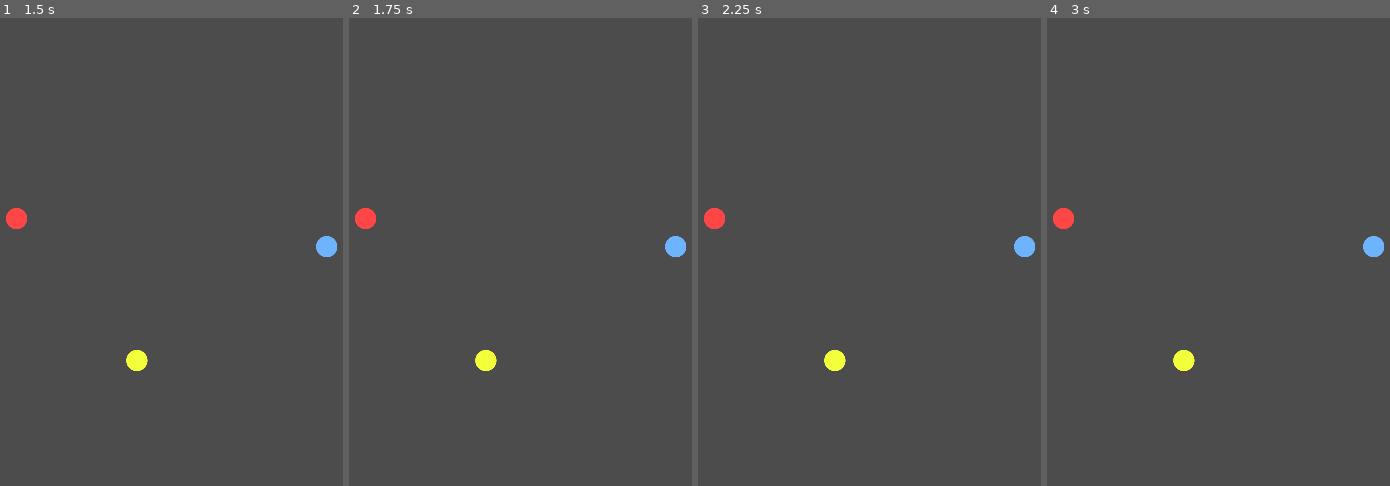
Above: before the commit, frames 1-4 (left to right).
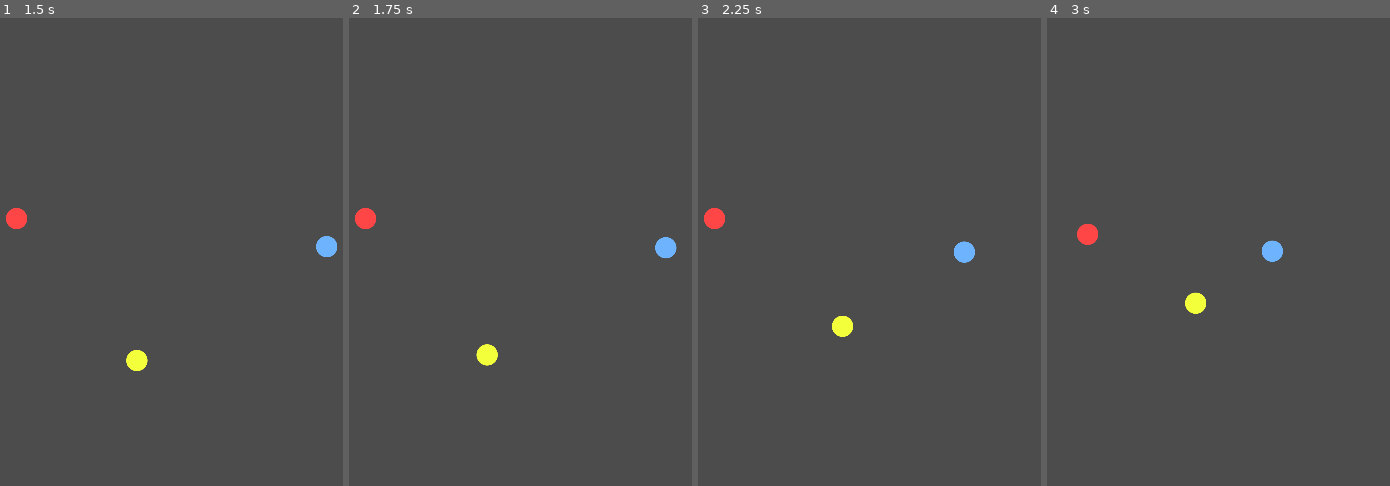
Above: after the commit, the same moments.

Repository: petey3/black-hole-fun
Game: Godot game, scene res://GodPoolGame/TestScenes/CollisionShapeTest.tscn
Same seed, same stepped clock (60 frames per second), same inputs: the game is played once before the commit and once after it. The project has no main scene, so this scene is started directly.
Inputs (mouse positions are in pixels of both pictures, inside the frame that each line leads up to):
- Up to frame 1 (1.5 s): tap Enter (ui_accept) at 0.5, 0.6, 0.77, 1.07, 1.25, 1.35 s; move the mouse to (312, 228) at 0.52 s; click (312, 228) at 0.67 s; move the mouse to (outside the picture) at 1.27 s; click (outside the picture) at 1.42 s
- Up to frame 2 (1.75 s): tap Enter (ui_accept) at 1.52 s
- Up to frame 3 (2.25 s): tap Enter (ui_accept) at 1.82, 2.1 s; move the mouse to (914, 149) at 2.02 s; click (914, 149) at 2.17 s
- Up to frame 4 (3 s): tap Enter (ui_accept) at 2.75, 2.85 s; move the mouse to (1143, 345) at 2.77 s; click (1143, 345) at 2.92 s

Frame 1 is identical in both runs. In frame 2, 0.4% of the frame differs, in the area x 36-99%, y 46-76%; in frame 3, 0.9%; in frame 4, 1.4%, in the area x 1-99%, y 40-76%.

Commit message:
Shrinking universe boundaries

Diff:
--- a/GodPoolGame/TestScenes/CollisionShapeTest.tscn
+++ b/GodPoolGame/TestScenes/CollisionShapeTest.tscn
@@ -1,21 +1,10 @@
-[gd_scene load_steps=2 format=2]
+[gd_scene load_steps=3 format=2]
 
 [ext_resource path="res://GodPoolGame/TestScenes/BallTest.tscn" type="PackedScene" id=1]
+[ext_resource path="res://GodPoolGame/TestScenes/UniverseBoundaries.tscn" type="PackedScene" id=2]
 
 [node name="CollisionShapeTest" type="Node2D"]
 
-[node name="StaticBody2D" type="StaticBody2D" parent="."]
-
-[node name="CollisionPolygon2D" type="CollisionPolygon2D" parent="StaticBody2D"]
-build_mode = 1
-polygon = PoolVector2Array( 0, 0, 1024, 0, 1025, 310, 906, 310, 889, 158, 709, 67, 300, 78, 91, 213, 107, 313, -2, 313 )
-
-[node name="StaticBody2D2" type="StaticBody2D" parent="."]
-position = Vector2( 0, 600 )
-
-[node name="CollisionPolygon2D" type="CollisionPolygon2D" parent="StaticBody2D2"]
-position = Vector2( -1, 2 )
-build_mode = 1
-polygon = PoolVector2Array( 0, 0, 0, -300, 108, -289, 132, -153, 565, -56, 787, -165, 907, -292, 1025, -290, 1027, 2 )
+[node name="UniverseBoundaries" parent="." instance=ExtResource( 2 )]
 
 [node name="BallTest" parent="." instance=ExtResource( 1 )]
--- /dev/null
+++ b/GodPoolGame/TestScenes/UniverseBoundaries.gd
@@ -0,0 +1,75 @@
+extends Node2D
+class_name UniverseBoundaries
+# The class responsible for mananging
+# the boundaries of the universe the game is played
+# inside of
+
+export (float, 0.1, 1) var boundary_scale = 1
+
+onready var universe_root = $UniverseRoot
+
+onready var top_half = $UniverseRoot/TopHalf
+onready var top_half_shape = $UniverseRoot/TopHalf/CollisionPolygon2D
+onready var bottom_half = $UniverseRoot/BottomHalf
+onready var bottom_half_shape = $UniverseRoot/BottomHalf/CollisionPolygon2D
+
+onready var feedback_runner = $FeedbackRunner
+onready var scale_feedback = $FeedbackRunner/ScaleFeedback2D
+onready var transform_feedback = $FeedbackRunner/TransformFeedback2D
+
+var universe_center = Vector2.ZERO
+
+func _ready():
+	universe_center = get_viewport_rect().size / 2
+	_print()
+
+
+func _process(delta):
+	if Input.is_action_just_pressed("ui_accept"):
+		_set_boundary_scale(universe_root.scale.x - 0.1)
+
+
+func _print():
+	print("TOP POINTS")
+	_print_points_for_polygon(top_half_shape, top_half.position)
+	print("BOTTOM POINTS")
+	_print_points_for_polygon(bottom_half_shape, bottom_half.position)
+
+
+func _print_points_for_polygon(collision_polygon: CollisionPolygon2D, origin_offset: Vector2):
+	var vector_array = collision_polygon.polygon
+	for vector in vector_array:
+		if not _is_point_along_viewport_edge(vector, origin_offset):
+			print(str(vector + origin_offset))
+
+
+func _is_point_along_viewport_edge(point: Vector2, origin_offset: Vector2) -> bool:
+	var viewport_rect = get_viewport_rect()
+	var offset_point = point + origin_offset
+	var top_left = viewport_rect.position
+	var top_right = 	Vector2(viewport_rect.size.x, viewport_rect.position.y)
+	var bottom_right = viewport_rect.position + viewport_rect.size
+	var bottom_left = Vector2(viewport_rect.position.x, viewport_rect.position.y + viewport_rect.size.y)
+	var points_to_check = [top_left, top_right, bottom_right, bottom_left]
+	for point_to_check in points_to_check:
+		var is_x_too_close = _is_within_padding(point.x, point_to_check.x, 10)
+		var is_y_too_close = _is_within_padding(point.y, point_to_check.y, 10)
+		if is_x_too_close or is_y_too_close:
+			return true
+
+	return false
+
+func _is_within_padding(value: int, precise_boundary: int, padding: int) -> bool:
+	var greater_than_min = value > precise_boundary - padding
+	var less_than_max = value < precise_boundary + padding
+	return greater_than_min and less_than_max
+
+
+func _set_boundary_scale(new_scale: float):
+	scale_feedback.scale_change = Vector2(new_scale, new_scale)
+	var full_rect_size = get_viewport_rect().size
+	var scaled_rect_size = full_rect_size * new_scale
+	var size_delta = Vector2(full_rect_size.x - scaled_rect_size.x, full_rect_size.y - scaled_rect_size.y)
+	transform_feedback.position_change = size_delta / 2
+
+	feedback_runner.execute_feedbacks()
--- /dev/null
+++ b/GodPoolGame/TestScenes/UniverseBoundaries.tscn
@@ -0,0 +1,42 @@
+[gd_scene load_steps=5 format=2]
+
+[ext_resource path="res://GodPoolGame/TestScenes/UniverseBoundaries.gd" type="Script" id=1]
+[ext_resource path="res://JamKit/Feedback/Transform/TransformFeedback2D.gd" type="Script" id=2]
+[ext_resource path="res://JamKit/Feedback/FeedbackRunner.gd" type="Script" id=3]
+[ext_resource path="res://JamKit/Feedback/Transform/ScaleFeedback2D.gd" type="Script" id=4]
+
+[node name="UniverseBoundaries" type="Node2D"]
+script = ExtResource( 1 )
+
+[node name="UniverseRoot" type="Node2D" parent="."]
+
+[node name="TopHalf" type="StaticBody2D" parent="UniverseRoot"]
+
+[node name="CollisionPolygon2D" type="CollisionPolygon2D" parent="UniverseRoot/TopHalf"]
+build_mode = 1
+polygon = PoolVector2Array( 0, 0, 1024, 0, 1024, 310, 906, 310, 889, 158, 709, 67, 300, 78, 91, 213, 107, 313, 0, 313 )
+
+[node name="BottomHalf" type="StaticBody2D" parent="UniverseRoot"]
+position = Vector2( 0, 600 )
+
+[node name="CollisionPolygon2D" type="CollisionPolygon2D" parent="UniverseRoot/BottomHalf"]
+build_mode = 1
+polygon = PoolVector2Array( 0, 0, 0, -300, 108, -289, 132, -153, 565, -56, 787, -165, 907, -292, 1025, -290, 1027, 0 )
+
+[node name="FeedbackRunner" type="Node" parent="."]
+script = ExtResource( 3 )
+
+[node name="ScaleFeedback2D" type="Node" parent="FeedbackRunner"]
+script = ExtResource( 4 )
+TargetPath = NodePath("../../UniverseRoot")
+run_time = 0.3
+should_return_to_previous = false
+change_mode = 1
+scale_change = Vector2( 1, 1 )
+
+[node name="TransformFeedback2D" type="Node" parent="FeedbackRunner"]
+script = ExtResource( 2 )
+TargetPath = NodePath("../../UniverseRoot")
+run_time = 0.3
+should_return_to_previous = false
+change_mode = 1
--- a/project.godot
+++ b/project.godot
@@ -203,6 +203,11 @@
 "class": "UIPresentationService",
 "language": "GDScript",
 "path": "res://JamKit/Presentation/UI/UIPresentationService.gd"
+}, {
+"base": "Node2D",
+"class": "UniverseBoundaries",
+"language": "GDScript",
+"path": "res://GodPoolGame/TestScenes/UniverseBoundaries.gd"
 }, {
 "base": "Node",
 "class": "ValuePoolComponent",
@@ -259,6 +264,7 @@
 "TweenFeedback2D": "",
 "UI": "",
 "UIPresentationService": "",
+"UniverseBoundaries": "",
 "ValuePoolComponent": "",
 "WASDDirectionCalculator2D": "",
 "WaveSequencer": ""
